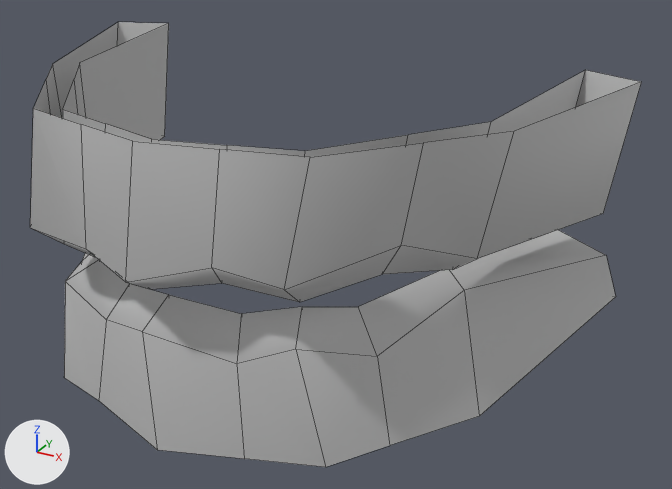
An edit to the FBX model Assets/Synty/SidekickCharacters/Resources/Meshes/Species/Humans/SK_HUMN_BASE_06_36TETH_HU01.fbx, drawn before and after from the same camera.
Both versions are drawn from a 50 mm lens placed at (0.0854, -0.217, 1.6004), pointed at (0.0117, -0.0829, 1.5333). Lighting does not change. The marker at lower left points along +X, +Y and +Z. The older version comes first. Both versions are drawn at full value of the shape key 'masculineFeminine' of 'SK_HUMN_BASE_06_36TETH_HU01'; the numbers are the values there. Mesh edges are drawn as thin lines.

Names of what the first picture shows: 'SK_HUMN_BASE_06_36TETH_HU01'.
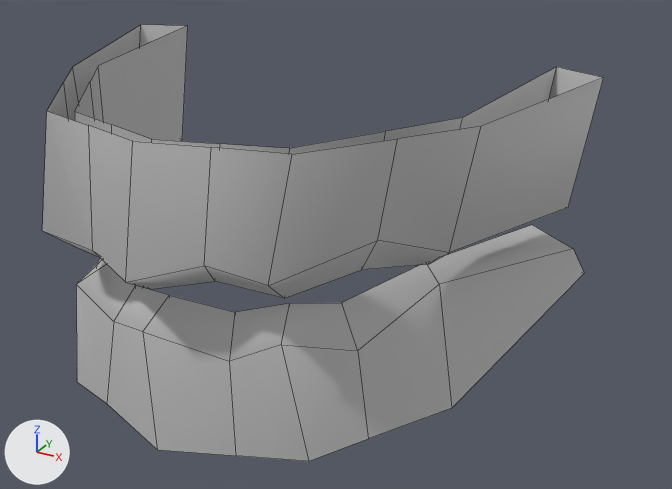
Boxes (x1, y1, x2, y2) around the edits, measured in the pictures (672 x 489 px; the box of a moved part takes in the faces that stretch with it):
'SK_HUMN_BASE_06_36TETH_HU01', reshaped (8% narrower): before (30, 22, 641, 467); after (42, 25, 604, 461)
part 1 of me_mesh, moved or reshaped: before (30, 22, 641, 302); after (42, 25, 604, 298)
part 2 of me_mesh, moved or reshaped: before (64, 230, 616, 467); after (76, 225, 584, 461)

What the commit changed:
me_mesh is used by ob_sk_humn_base_06_36teth_hu01; location (0.0, 0.0, 0.0); rotation (1.571, 0.0, 0.0), in degrees (90, 0, 0); scale (0.01, 0.01, 0.01).
me_mesh had 88 vertices, 64 faces and spanned x -5.62..5.62, y 150.76..156.29, z 5.11..12.56.
me_mesh now has 88 vertices, 64 faces and spans x -4.99..4.99, y 150.76..156.29, z 5.11..12.56.
me_mesh part 1: the loose piece of 44 vertices spanning x -5.62..5.62, y 153.75..156.29, z 5.42..12.56 is scaled about its middle by (0.888, 1, 1).
me_mesh part 2: 42 of 88 vertices moved; they spanned x -5.62..5.62, y 150.81..153.59, z 5.11..12.13 and now span x -4.99..4.99, y 150.81..153.59, z 5.11..12.13; mean shift (0.0, 0.03, 0.0); largest move (5.62, 152.16, 5.56) -> (4.99, 152.5, 5.56).
